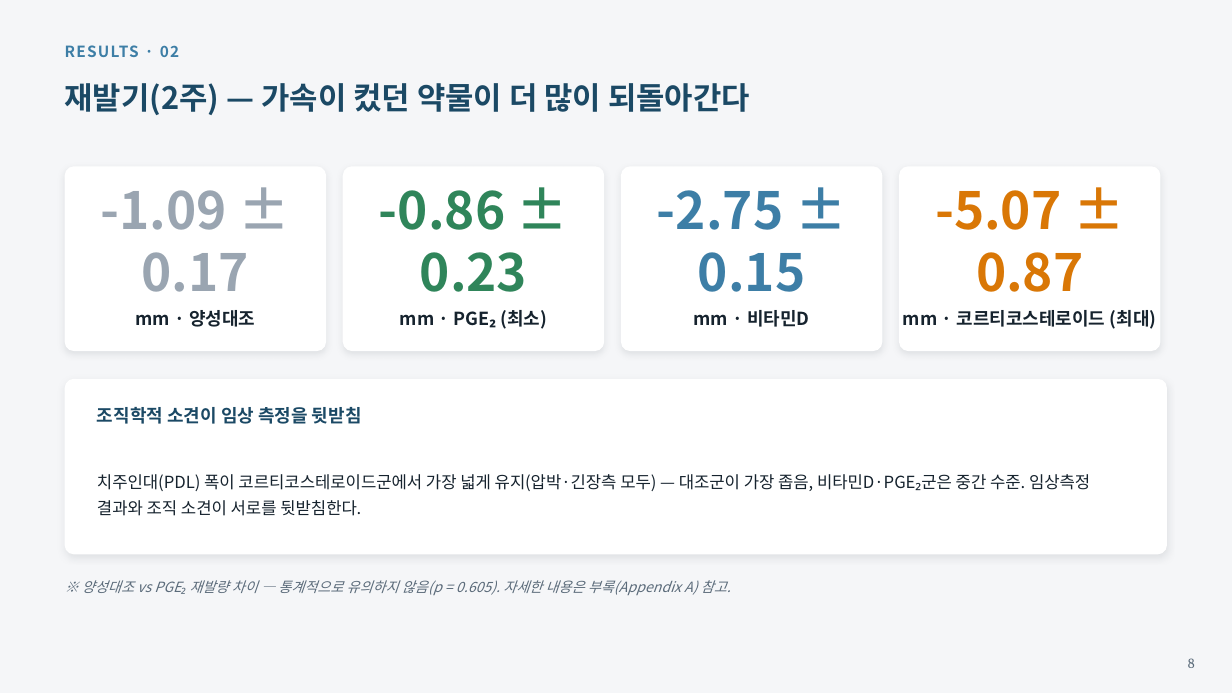
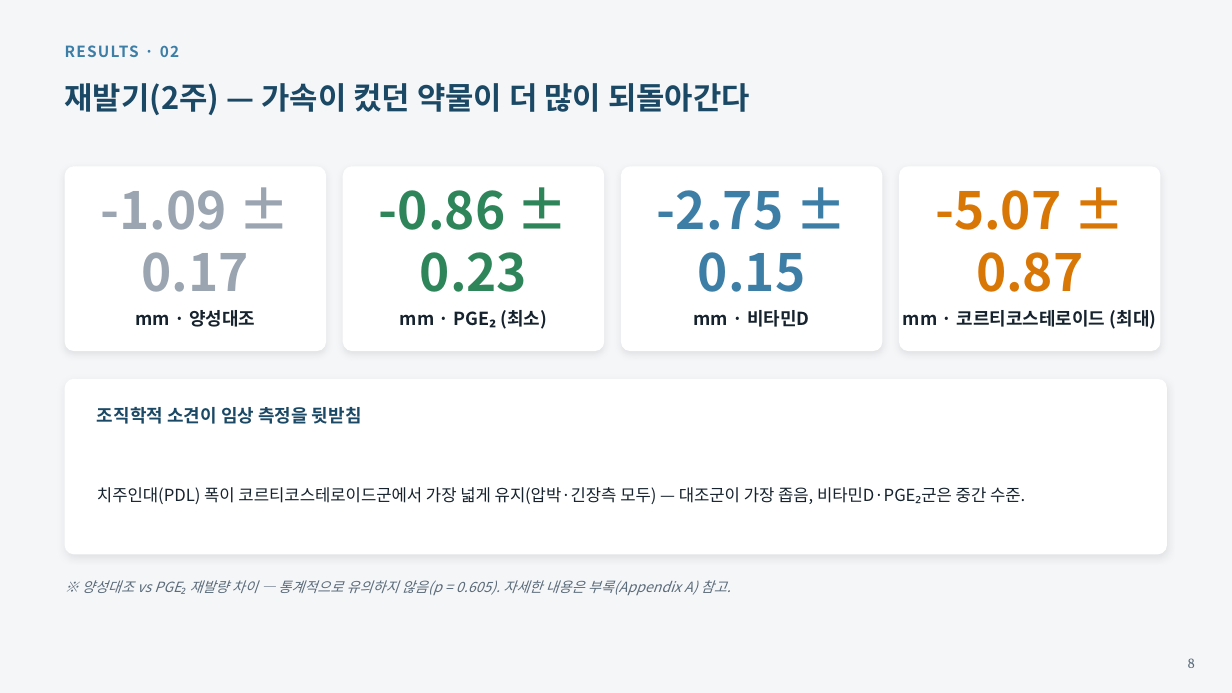
Before and after one commit to yojokem/-, a slide deck: slide 8 of 치과약리학실험2-논문발표/치과약리학실험2_논문발표.pptx. Drawn at 1232x693 pixels with LibreOffice and Linux fonts; fonts in the diff are those of the drawing. Boxes give left, top, right and bottom in pixels: in the first picture for what was removed or moved away, otherwise in the second. Text is boxed around its words. In the diff, an @@ line names an element or a change of style, - is before the commit and + after.

```diff
--- a/치과약리학실험2-논문발표/치과약리학실험2_논문발표.pptx
+++ b/치과약리학실험2-논문발표/치과약리학실험2_논문발표.pptx
@@ text at <box>97,487,1025,504</box>: text changed @@
-치주인대(PDL) 폭이 코르티코스테로이드군에서 가장 넓게 유지(압박·긴장측 모두) — 대조군이 가장 좁음, 비타민D·PGE₂군은 중간 수준. 임상측정 결과와 조직 소견이 서로를 뒷받침한다.
+치주인대(PDL) 폭이 코르티코스테로이드군에서 가장 넓게 유지(압박·긴장측 모두) — 대조군이 가장 좁음, 비타민D·PGE₂군은 중간 수준.
```
Also in this commit, not shown: 1 other slide changed, 1 other file.
